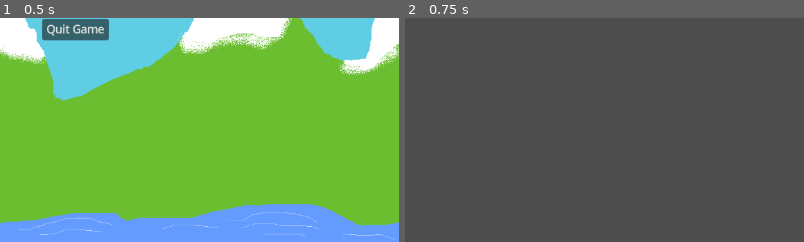
Above: before the commit, frames 1-2 (left to right).
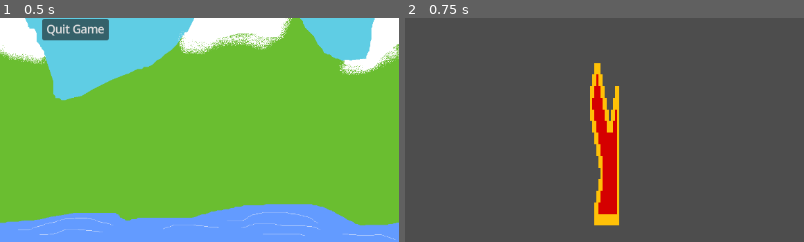
Above: after the commit, the same moments.

Repository: aliyigituzun/copper-merchant-simulator
Game: Godot game, scene res://start_scene.tscn
Same seed, same stepped clock (60 frames per second), same inputs: the game is played once before the commit and once after it.
Inputs:
- Up to frame 1 (0.5 s): no input
- Up to frame 2 (0.75 s): click "Start Game" at 0.5 s
The pictures show only the part of the screen within x 41-90%, y 50-100%; the shares and areas given below are measured in that part.

Frame 1 is identical in both runs. In frame 2, 3.9% of the frame differs, in the area x 46-54%, y 20-93%.

Commit message:
=encounter system set up

Diff:
--- /dev/null
+++ b/first_encounter.gd
@@ -0,0 +1,13 @@
+extends Node2D
+
+@onready var ui = $"../../UI" #to manipulate the UI
+@onready var player = $"../../Player"
+
+# Called when the node enters the scene tree for the first time.
+func _ready() -> void:
+	player.setup_player(20)
+
+
+# Called every frame. 'delta' is the elapsed time since the previous frame.
+func _process(delta: float) -> void:
+	pass
--- /dev/null
+++ b/first_encounter.tscn
@@ -0,0 +1,13 @@
+[gd_scene load_steps=3 format=3 uid="uid://b71pchipl7dsv"]
+
+[ext_resource type="Script" uid="uid://c6qy508lbunhl" path="res://first_encounter.gd" id="1_b77rh"]
+[ext_resource type="Texture2D" uid="uid://cwv6kurqllv75" path="res://diagonal_arrow.png" id="2_la0ra"]
+
+[node name="FirstEncounter" type="Node2D"]
+script = ExtResource("1_b77rh")
+
+[node name="Sprite2D" type="Sprite2D" parent="."]
+texture_filter = 1
+position = Vector2(179, 183)
+scale = Vector2(-2.9475691, -16.774088)
+texture = ExtResource("2_la0ra")
--- a/gamemanager.gd
+++ b/gamemanager.gd
@@ -1,10 +1,15 @@
 extends Node
 
-var game_scene = null
+var game_scene: Node = null
+var world_scene: Node = null
 
 #this is to ensure that the game scene is not accessed before it is loaded
 func register_game_scene(scene) -> void:
 	game_scene = scene
+	world_scene = scene.get_node_or_null("World")
+	if world_scene:
+		var encounter_1 = preload("res://first_encounter.tscn").instantiate()
+		world_scene.add_child(encounter_1)
 
 
 func _ready() -> void:
--- a/scenes/game.tscn
+++ b/scenes/game.tscn
@@ -1,9 +1,14 @@
-[gd_scene format=3 uid="uid://cdtgsqdoxs3t8"]
+[gd_scene load_steps=2 format=3 uid="uid://cdtgsqdoxs3t8"]
+
+[ext_resource type="Script" uid="uid://bbisq3uogewgo" path="res://scenes/player.gd" id="1_uwrxv"]
 
 [node name="Game" type="Node2D"]
 
 [node name="UI" type="CanvasLayer" parent="."]
 
+[node name="Player" type="Node2D" parent="."]
+script = ExtResource("1_uwrxv")
+
+[node name="Camera2D" type="Camera2D" parent="Player"]
+
 [node name="World" type="Node2D" parent="."]
-
-[node name="Player" type="Node2D" parent="World"]
--- /dev/null
+++ b/scenes/player.gd
@@ -0,0 +1,22 @@
+extends Node2D
+
+var remaining_health = 20
+var score = 0
+var gems = 0
+
+func setup_player(health):
+	remaining_health = health
+
+func add_score(added_score):
+	score += added_score
+
+func add_gems(added_gems):
+	gems += added_gems
+
+func _ready() -> void:
+	pass # Replace with function body.
+
+
+# Called every frame. 'delta' is the elapsed time since the previous frame.
+func _process(delta: float) -> void:
+	pass
--- a/start_scene.gd
+++ b/start_scene.gd
@@ -2,15 +2,11 @@
 
 @onready var scene = $"."
 
-# Called when the node enters the scene tree for the first time.
 func _ready() -> void:
 	pass # Replace with function body.
 
-
-# Called every frame. 'delta' is the elapsed time since the previous frame.
 func _process(delta: float) -> void:
 	pass
-
 
 func _on_game_start_button_button_down() -> void:
 	var game_scene = load("res://scenes/game.tscn").instantiate()
Binary file added: diagonal_arrow.png
Not shown, added: diagonal_arrow.png.import
Not shown, added: first_encounter.gd.uid
Not shown, added: scenes/player.gd.uid
